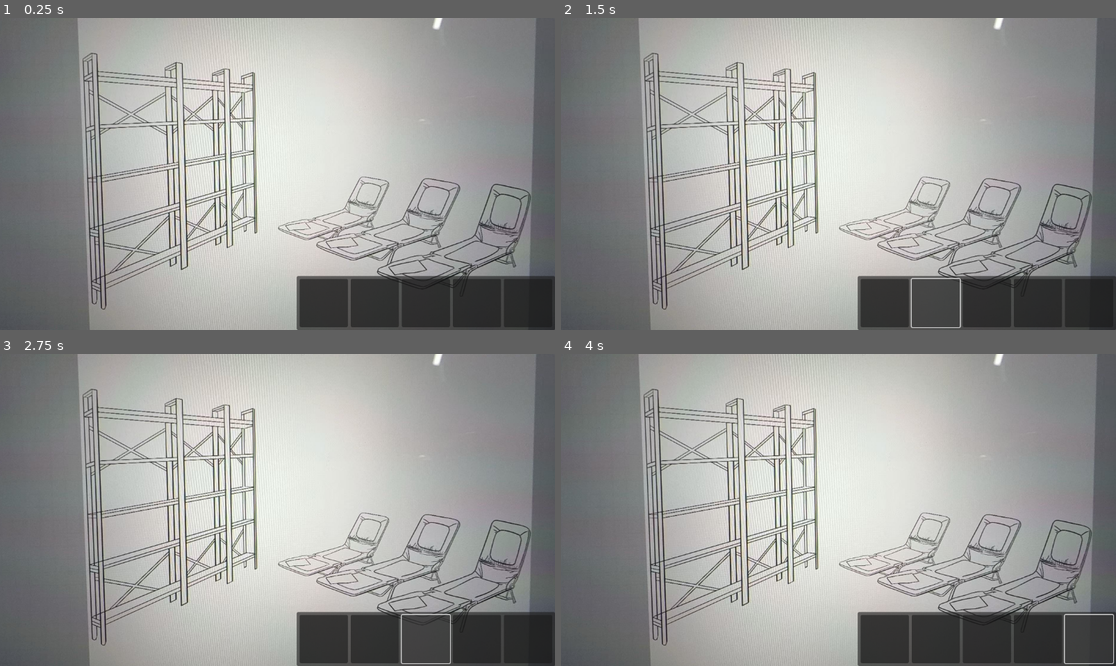
Above: before the commit, frames 1-4 (two rows, left to right).
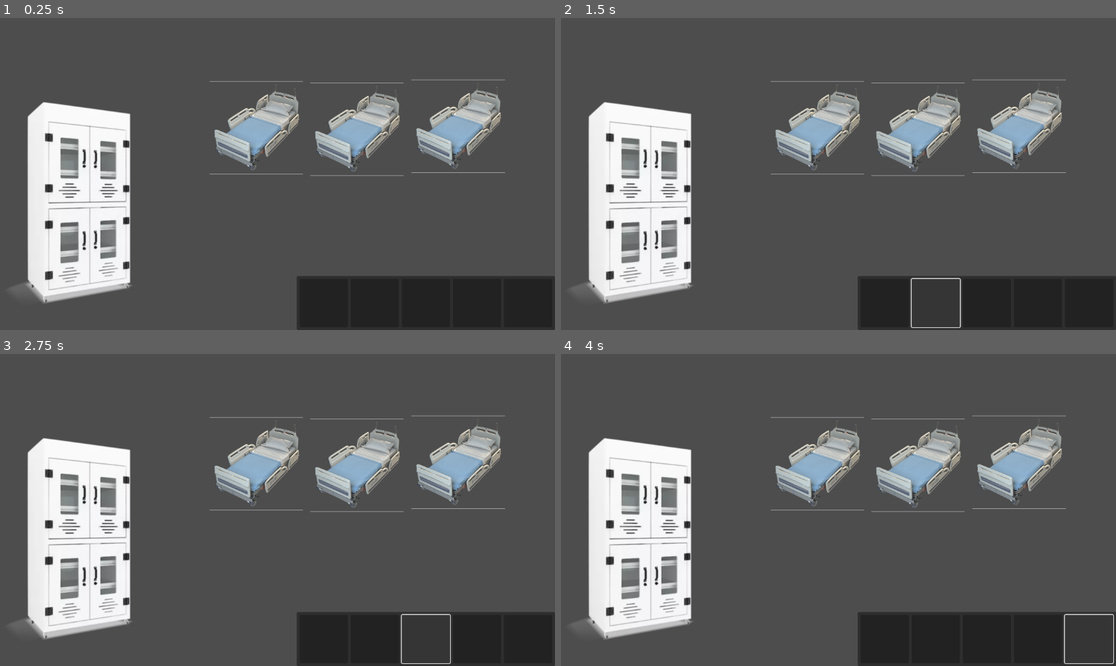
Above: after the commit, the same moments.

Repository: 12wdog/Triage
Game: Godot game, scene res://scenes/manager/manager.tscn
The game is run twice, just before and just after one commit, with the same random seed, the same clock (stepped at 60 frames per second) and the same inputs.
Inputs (mouse positions are in pixels of both pictures, inside the frame that each line leads up to):
- Up to frame 1 (0.25 s): no input
- Up to frame 2 (1.5 s): click (882, 301) at 0.5 s; click (938, 301) at 1.25 s
- Up to frame 3 (2.75 s): click (427, 637) at 2 s
- Up to frame 4 (4 s): click (1038, 637) at 2.75 s; click (1088, 637) at 3.5 s

The runs differ from the first frame. In frame 1, 84% of the frame differs, in the area x 0-99%, y 0-100%; in frame 2, 84%; in frame 3, 84%; in frame 4, 84%.

Commit message:
temp textures

Diff:
--- a/scenes/landing/landing.tscn
+++ b/scenes/landing/landing.tscn
@@ -1,49 +1,65 @@
-[gd_scene load_steps=7 format=3 uid="uid://bh1dlhtr5uvgw"]
+[gd_scene load_steps=8 format=3 uid="uid://bh1dlhtr5uvgw"]
 
 [ext_resource type="Script" uid="uid://behviac7se6ol" path="res://scenes/landing/landing.gd" id="1_adj6j"]
-[ext_resource type="Texture2D" uid="uid://b4x3gt0o87cde" path="res://textures/landing/landing_temp.jpg" id="1_t3xi6"]
+[ext_resource type="Texture2D" uid="uid://bxjd5n2gvxrr" path="res://textures/landing/med_cabinet_temp.webp" id="2_g75h7"]
+[ext_resource type="Texture2D" uid="uid://c2r4uk83jq8i5" path="res://textures/landing/bed_temp.png" id="3_3cvo1"]
 
 [sub_resource type="RectangleShape2D" id="RectangleShape2D_adj6j"]
-size = Vector2(385, 499)
+size = Vector2(240, 427)
 
 [sub_resource type="RectangleShape2D" id="RectangleShape2D_g75h7"]
-size = Vector2(246, 140)
+size = Vector2(188, 188)
 
 [sub_resource type="RectangleShape2D" id="RectangleShape2D_3cvo1"]
-size = Vector2(273, 148)
+size = Vector2(188, 182)
 
 [sub_resource type="RectangleShape2D" id="RectangleShape2D_gt4mu"]
-size = Vector2(210, 220.5)
+size = Vector2(206, 206)
 
 [node name="Landing" type="Node2D"]
 script = ExtResource("1_adj6j")
 
-[node name="Sprite2D" type="Sprite2D" parent="."]
-scale = Vector2(0.6166667, 0.6166667)
-texture = ExtResource("1_t3xi6")
+[node name="MedCabinetTemp" type="Sprite2D" parent="."]
+position = Vector2(-412, 54)
+texture = ExtResource("2_g75h7")
+
+[node name="BedTemp" type="Sprite2D" parent="."]
+position = Vector2(-44.000015, -96.000015)
+scale = Vector2(0.485, 0.485)
+texture = ExtResource("3_3cvo1")
+
+[node name="BedTemp2" type="Sprite2D" parent="."]
+position = Vector2(165.00002, -92.99999)
+scale = Vector2(0.485, 0.485)
+texture = ExtResource("3_3cvo1")
+
+[node name="BedTemp3" type="Sprite2D" parent="."]
+position = Vector2(375.00006, -98.99999)
+scale = Vector2(0.485, 0.485)
+texture = ExtResource("3_3cvo1")
 
 [node name="Selections" type="Node2D" parent="."]
 
 [node name="Cabinet" type="Area2D" parent="Selections"]
 
 [node name="CollisionShape2D" type="CollisionShape2D" parent="Selections/Cabinet"]
-position = Vector2(-217.5, -6.5)
+position = Vector2(-414, 62.5)
 shape = SubResource("RectangleShape2D_adj6j")
 
 [node name="Bed1" type="Area2D" parent="Selections"]
 
 [node name="CollisionShape2D" type="CollisionShape2D" parent="Selections/Bed1"]
-position = Vector2(114, 72)
+position = Vector2(-41, -99)
 shape = SubResource("RectangleShape2D_g75h7")
 
 [node name="Bed2" type="Area2D" parent="Selections"]
 
 [node name="CollisionShape2D" type="CollisionShape2D" parent="Selections/Bed2"]
-position = Vector2(228, 102)
+position = Vector2(164, -97)
 shape = SubResource("RectangleShape2D_3cvo1")
 
 [node name="Bed3" type="Area2D" parent="Selections"]
 
 [node name="CollisionShape2D" type="CollisionShape2D" parent="Selections/Bed3"]
-position = Vector2(419, 149.25)
+position = Vector2(374, -104)
 shape = SubResource("RectangleShape2D_gt4mu")
--- a/scenes/manager/manager.gd
+++ b/scenes/manager/manager.gd
@@ -61,7 +61,7 @@
 	if !in_game: return
 	if game.backlog.is_empty(): return
 
-	game.populate_bed(0)
+	game.populate_bed()
 	#await get_tree().create_timer(30).timeout
 
 func landing() -> void:
Binary file added: textures/landing/bed_temp.png
Not shown, added: textures/landing/bed_temp.png.import
Binary file added: textures/landing/med_cabinet_temp.webp
Not shown, added: textures/landing/med_cabinet_temp.webp.import
